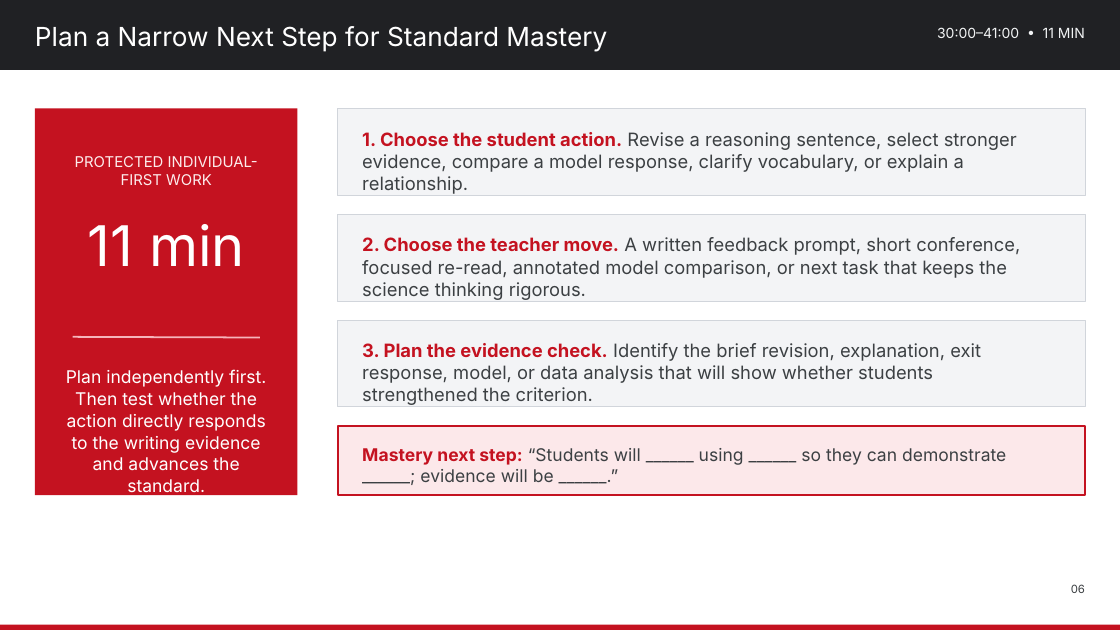
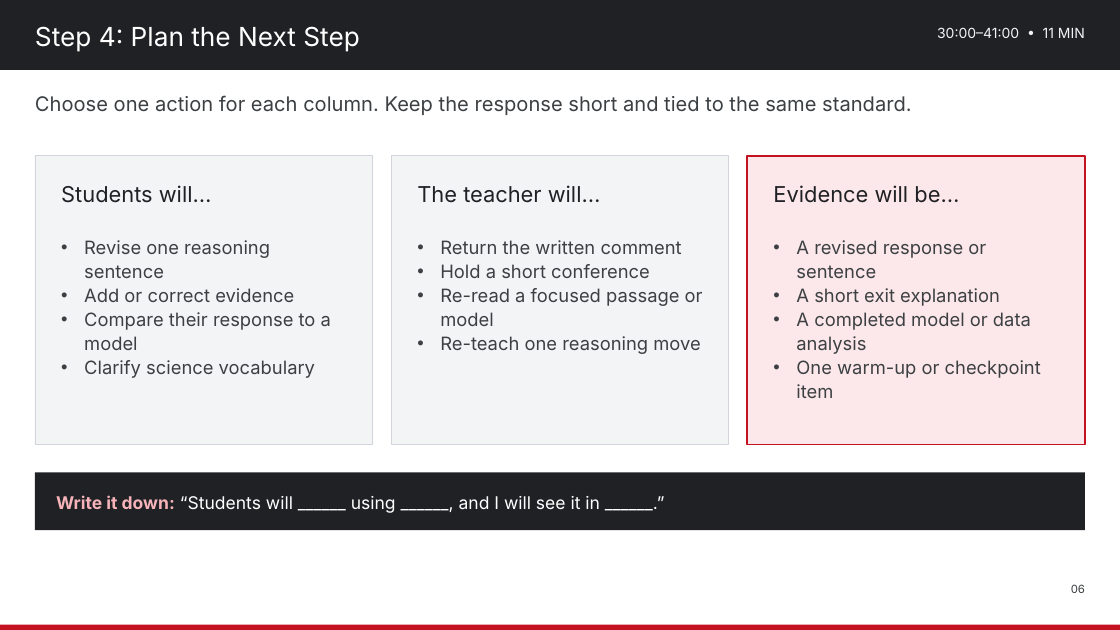
Before and after one commit to nbhs-science/nbhs-science, a slide deck: slide 6 of assets/plc/2026-10-30_Lesson_Internalization_Use_Student_Work_to_Adjust_Next_Learning_Experience.pptx. Drawn at 1120x630 pixels with LibreOffice and Linux fonts; fonts in the diff are those of the drawing. Boxes give left, top, right and bottom in pixels: in the first picture for what was removed or moved away, otherwise in the second. Text is boxed around its words. In the diff, an @@ line names an element or a change of style, - is before the commit and + after.

Commit message:
Simplify October 30 student-work PLC materials
Replace the Friday agenda and editable deck with a clear four-step routine: set the bar, read student writing, write feedback, and plan the next step.

```diff
--- a/assets/plc/2026-10-30_Lesson_Internalization_Use_Student_Work_to_Adjust_Next_Learning_Experience.pptx
+++ b/assets/plc/2026-10-30_Lesson_Internalization_Use_Student_Work_to_Adjust_Next_Learning_Experience.pptx
@@ text at (35,26,359,52): text changed @@
-Plan a Narrow Next Step for Standard Mastery
+Step 4: Plan the Next Step
@@ text added at (35,95,911,115), 23 pt, text #3C4043 @@
+Choose one action for each column. Keep the response short and tied to the same standard.
@@ rectangle removed at (338,108,1085,195) @@
@@ text removed at (362,132,1017,172) @@
-1. Choose the student action. Revise a reasoning sentence, select stronger evidence, compare a model response, clarify vocabulary, or explain a relationship.
@@ rectangle: place and size @@
-rectangle at (35,108,298,495)
+rectangle at (35,156,373,444)
@@ rectangle at (35,156,373,444): fill #C41220 to #F3F4F6; outline none to #D1D5DB 1 pt @@
@@ text removed at (75,156,258,185) @@
-PROTECTED INDIVIDUAL-FIRST WORK
@@ rectangle added at (391,156,729,444), fill #F3F4F6, outline #D1D5DB 1 pt @@
@@ rectangle added at (747,156,1085,444), fill #FCE8EA, outline #C41220 2 pt @@
@@ text added at (61,185,212,203), 25 pt, text #202124 @@
+Students will…
@@ text added at (417,185,601,203), 25 pt, text #202124 @@
+The teacher will…
@@ text added at (773,185,959,203), 25 pt, text #202124 @@
+Evidence will be…
@@ text removed at (88,224,245,266) @@
-11 min
@@ rectangle removed at (338,214,1085,301) @@
@@ text removed at (362,237,1020,300) @@
-2. Choose the teacher move. A written feedback prompt, short conference, focused re-read, annotated model comparison, or next task that keeps the science thinking rigorous.
@@ text added at (84,240,331,378), 21 pt, text #3C4043 @@
+• Revise one reasoning sentence
+• Add or correct evidence
+• Compare their response to a model
+• Clarify science vocabulary
@@ text added at (440,240,703,354), 21 pt, text #3C4043 @@
+• Return the written comment
+• Hold a short conference
+• Re-read a focused passage or model
+• Re-teach one reasoning move
@@ text added at (796,240,1041,398), 21 pt, text #3C4043 @@
+• A revised response or sentence
+• A short exit explanation
+• A completed model or data analysis
+• One warm-up or checkpoint item
@@ rectangle removed at (338,320,1085,407) @@
@@ line removed from (72, 337) to (260, 338) @@
@@ text removed at (362,343,981,405) @@
-3. Plan the evidence check. Identify the brief revision, explanation, exit response, model, or data analysis that will show whether students strengthened the criterion.
@@ text removed at (66,369,266,496) @@
-Plan independently first. Then test whether the action directly responds to the writing evidence and advances the standard.
@@ rectangle removed at (338,426,1085,495) @@
@@ text removed at (362,448,1006,482) @@
-Mastery next step: “Students will ______ using ______ so they can demonstrate ______; evidence will be ______.”
@@ rectangle added at (35,472,1085,530), fill #202124 @@
@@ text added at (56,495,600,513), 20 pt, text #FFFFFF @@
+Write it down: “Students will ______ using ______, and I will see it in ______.”
```
Also in this commit, not shown: 5 other slides changed, 1 slide added, 1 slide removed, 1 other file.
